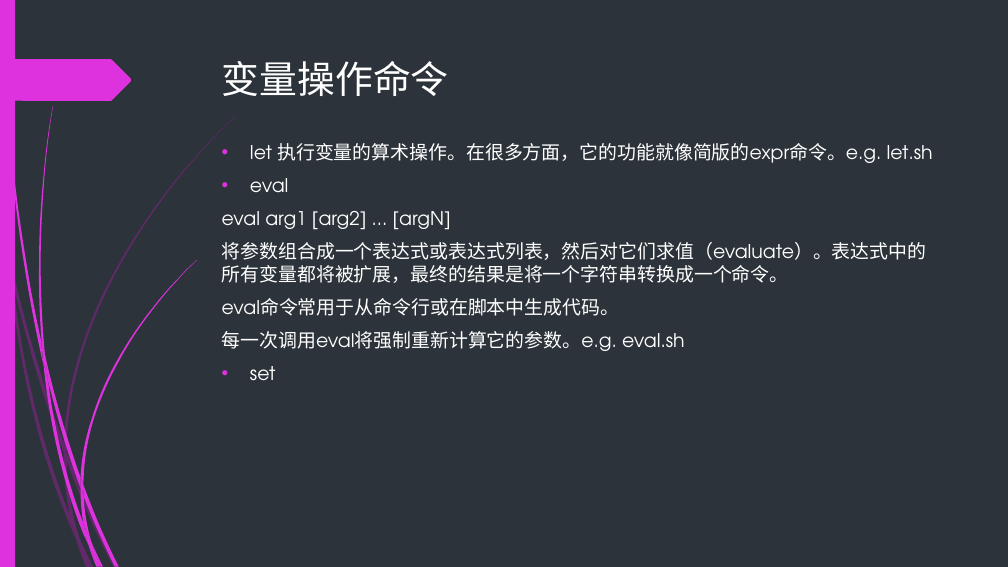
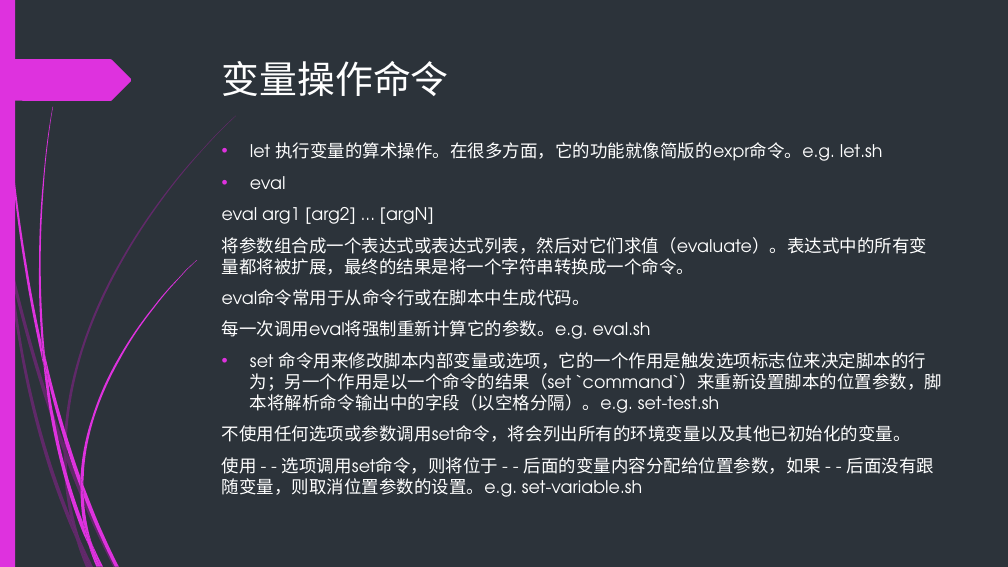
Before and after one commit to backup-ci/abs-train, a slide deck: slide 65 of Bash-scripting-guid.pptx. Drawn at 1008x567 pixels with LibreOffice and Linux fonts; fonts in the diff are those of the drawing. Boxes give left, top, right and bottom in pixels: in the first picture for what was removed or moved away, otherwise in the second. Text is boxed around its words. In the diff, an @@ line names an element or a change of style, - is before the commit and + after.

Commit message:
update slides

```diff
--- a/Bash-scripting-guid.pptx
+++ b/Bash-scripting-guid.pptx
@@ text at [222,142,928,339]: size 18 to 16.6 pt in "let 执行变量的算术操作。在很多方面，它的功能就像简版的expr命令。e.g. let.sh", "eval", "eval arg1 [arg2] ... [argN]", "将参数组合成一个表达式或表达式列表，然后对它们求值（evaluate）。表达式中的所有变量都将被扩展，最终的结果是将一个 ..." and 2 more places @@
@@ text at [222,352,942,497]: text changed; size 18 to 16.6 pt @@
-• set
+• set 命令用来修改脚本内部变量或选项，它的一个作用是触发选项标志位来决定脚本的行为；另一个作用是以一个命令的结果（set `command`）来重新设置脚本的位置参数，脚本将解析命令输出中的字段（以空格分隔）。e.g. set-test.sh
+不使用任何选项或参数调用set命令，将会列出所有的环境变量以及其他已初始化的变量。
+使用 - - 选项调用set命令，则将位于 - - 后面的变量内容分配给位置参数，如果 - - 后面没有跟随变量，则取消位置参数的设置。e.g. set-variable.sh
```
Also in this commit, not shown: 4 other slides changed, 10 slides added, 15 other files.
